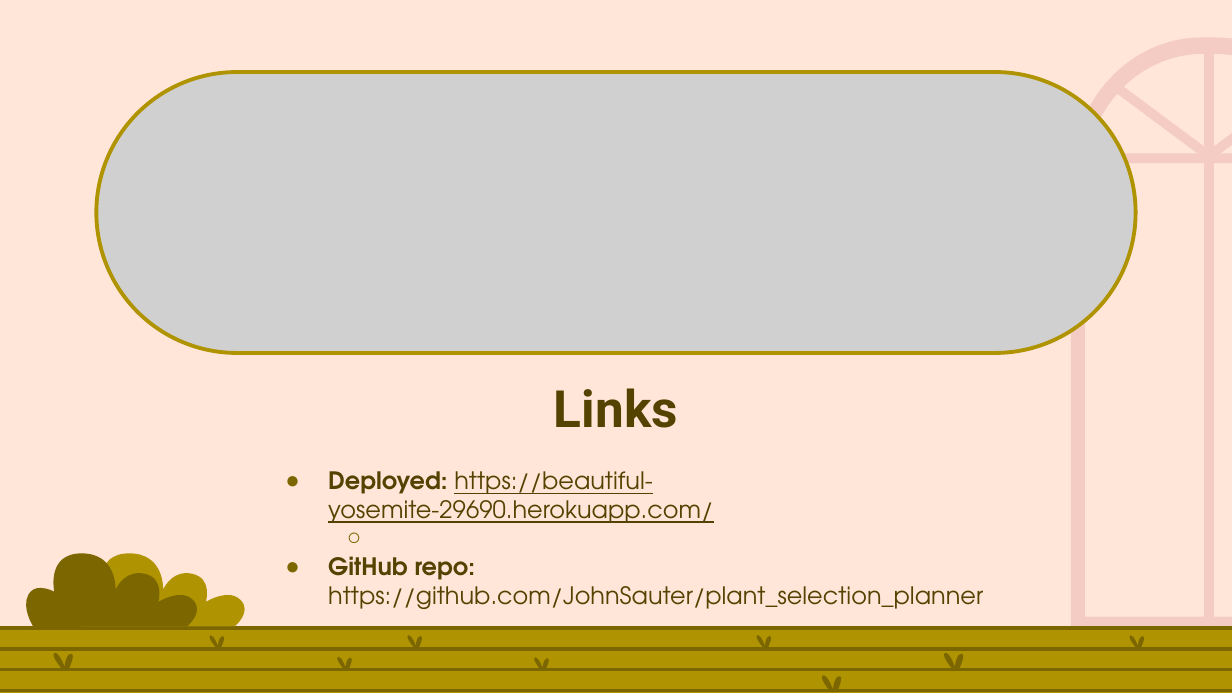
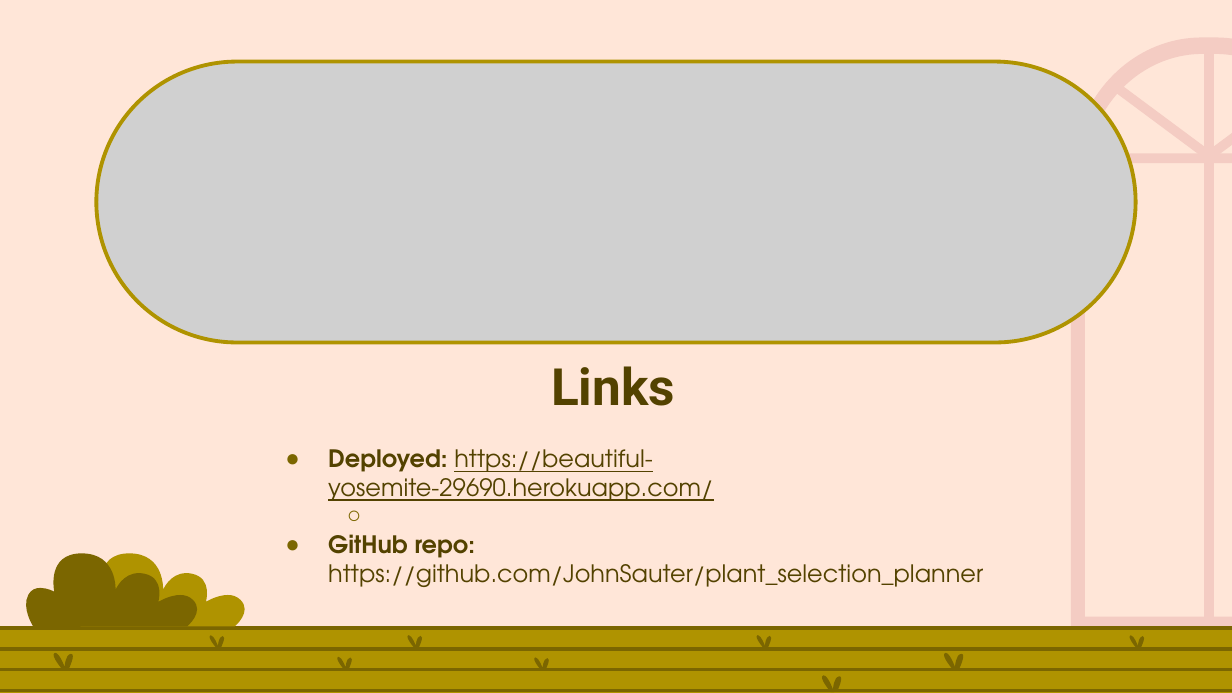
Before and after one commit to JohnSauter/plant_selection_planner, a slide deck: slide 7 of presentation/Group_Project_2.odp. Drawn at 1232x693 pixels with LibreOffice and Linux fonts; fonts in the diff are those of the drawing; grey boxes stand for pictures. Boxes give left, top, right and bottom in pixels: in the first picture for what was removed or moved away, otherwise in the second. Text is boxed around its words. In the diff, an @@ line names an element or a change of style, - is before the commit and + after.

```diff
--- a/presentation/Group_Project_2.odp
+++ b/presentation/Group_Project_2.odp
@@ picture: place and size @@
-picture at [96, 73, 1136, 354]
+picture at [96, 62, 1136, 342]
@@ title "Links": place and size @@
-title "Links" at [554, 388, 678, 428]
+title "Links" at [551, 366, 675, 406]
@@ subtitle "Deployed: https://beautiful-yosemite-29690.herokuapp.com/": place and size @@
-subtitle "Deployed: https://beautiful-yosemite-29690.herokuapp.com/" at [328, 471, 983, 609]
+subtitle "Deployed: https://beautiful-yosemite-29690.herokuapp.com/" at [328, 449, 983, 587]
```
Also in this commit, not shown: 7 other slides changed, 1 slide removed.
